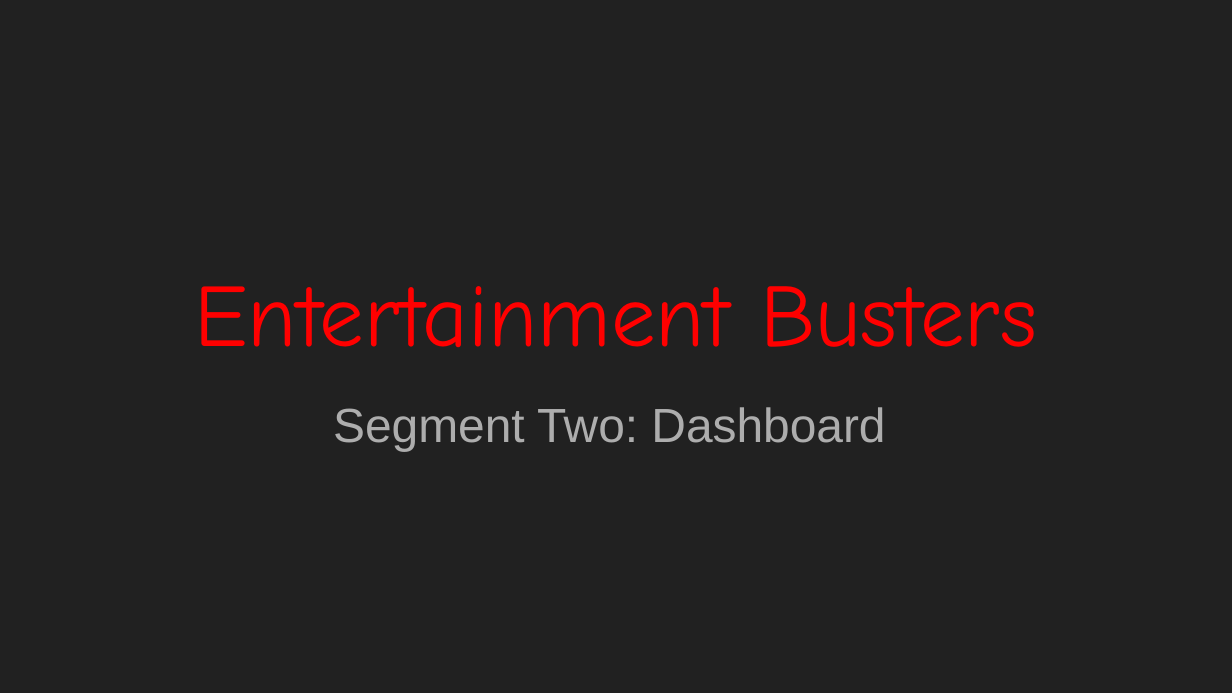
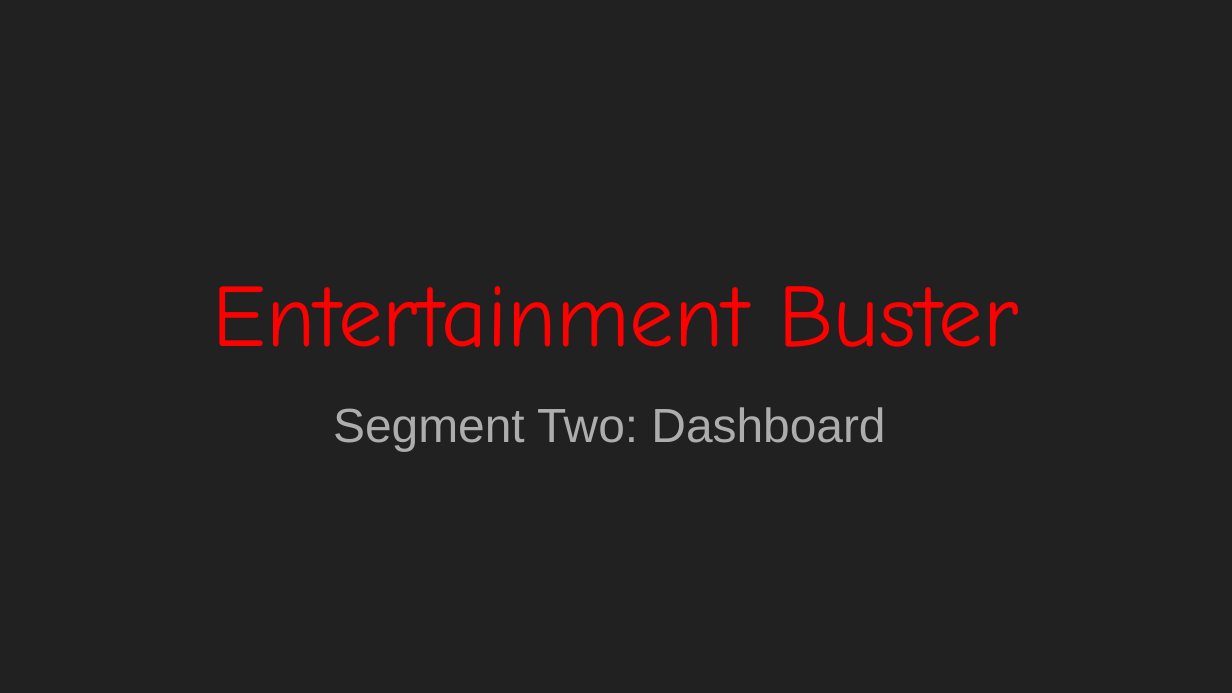
Before and after one commit to asosnik530/EntertainmentBuster, a slide deck: slide 1 of Entertainment_Buster.pptx. Drawn at 1232x693 pixels with LibreOffice and Linux fonts; fonts in the diff are those of the drawing. Boxes give left, top, right and bottom in pixels: in the first picture for what was removed or moved away, otherwise in the second. Text is boxed around its words. In the diff, an @@ line names an element or a change of style, - is before the commit and + after.

```diff
--- a/Entertainment_Buster.pptx
+++ b/Entertainment_Buster.pptx
@@ title at [213,286,1019,347]: text changed @@
-Entertainment Busters
+Entertainment Buster
```
Also in this commit, not shown: 1 other slide changed, 1 slide added.
